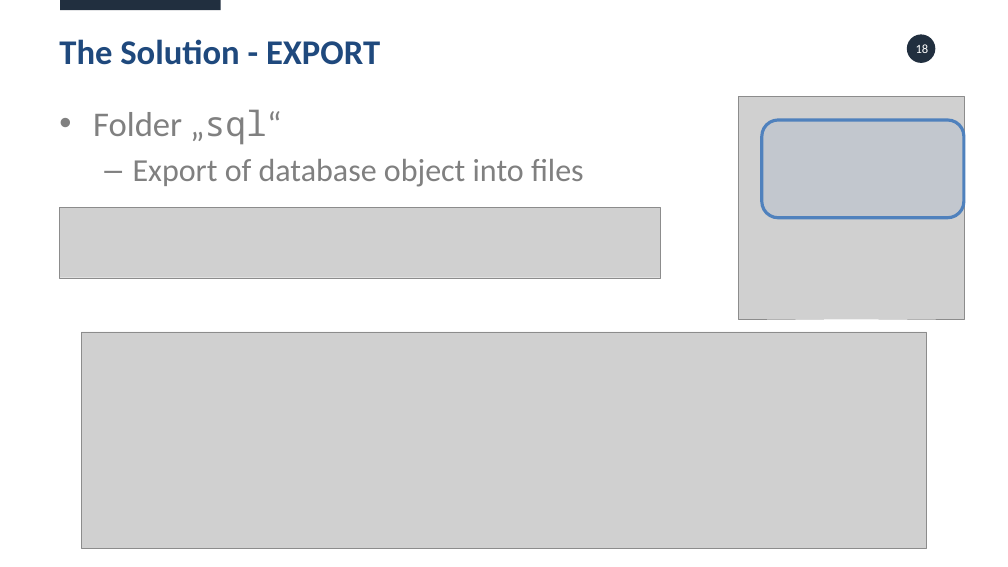
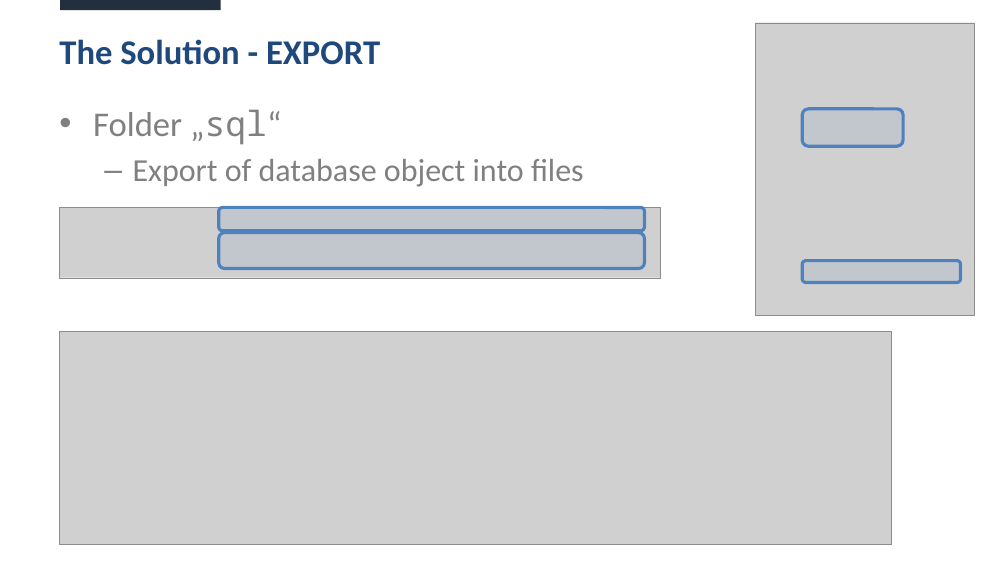
Before and after one commit to daust/opal-tools, a slide deck: slide 19 of src/doc/OPAL Tools.pptx (slide 18 before the commit). Drawn at 1008x567 pixels with LibreOffice and Linux fonts; fonts in the diff are those of the drawing; grey boxes stand for pictures. Boxes give left, top, right and bottom in pixels: in the first picture for what was removed or moved away, otherwise in the second. Text is boxed around its words. In the diff, an @@ line names an element or a change of style, - is before the commit and + after.

```diff
--- a/src/doc/OPAL Tools.pptx
+++ b/src/doc/OPAL Tools.pptx
@@ picture: place and size @@
-picture at box(739, 96, 964, 319)
+picture at box(755, 23, 974, 315)
@@ ellipse removed at box(907, 34, 935, 63) @@
@@ page number removed at box(916, 44, 929, 53) @@
-18
@@ rounded rectangle added at box(802, 109, 903, 146), fill #4F81BD at 10% opacity, outline #4F81BD 6 pt @@
@@ rounded rectangle added at box(219, 207, 645, 231), fill #4F81BD at 10% opacity, outline #4F81BD 6 pt @@
@@ rounded rectangle added at box(219, 232, 645, 268), fill #4F81BD at 10% opacity, outline #4F81BD 6 pt @@
@@ rounded rectangle: place and size @@
-rounded rectangle at box(762, 120, 964, 218)
+rounded rectangle at box(802, 260, 961, 282)
@@ picture: place and size @@
-picture at box(81, 332, 926, 548)
+picture at box(59, 331, 891, 544)
```
Also in this commit, not shown: 6 other slides changed, 2 slides added, 24 other files.
